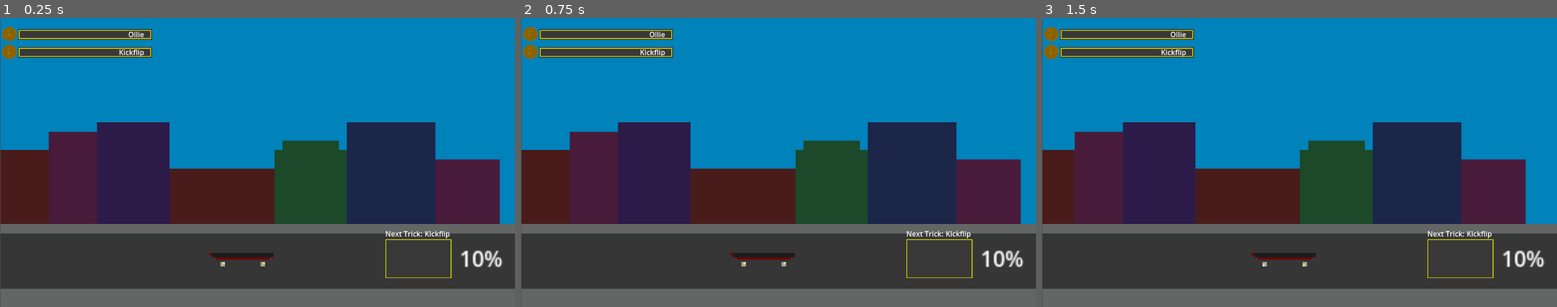
Above: before the commit, frames 1-3 (left to right).
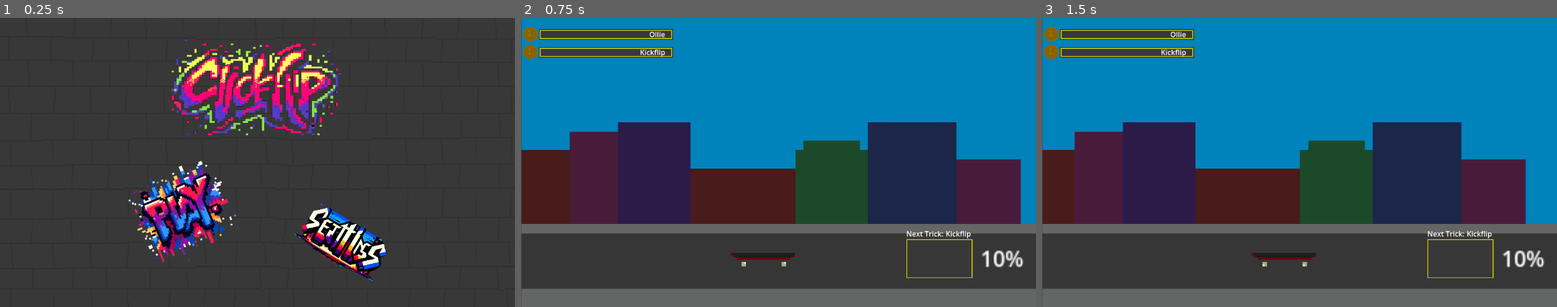
Above: after the commit, the same moments.

Repository: EthanMHolland/ClickFlip
Game: Godot game, scene res://src/StartMenu.tscn
Two runs of this game, one before a commit and one after it. Both use one fixed random seed, a clock stepped at 60 frames per second and the inputs below. Before the commit the project starts from res://src/ClickFlipScene.tscn.
Inputs (mouse positions are in pixels of both pictures, inside the frame that each line leads up to):
- Up to frame 1 (0.25 s): no input
- Up to frame 2 (0.75 s): click (701, 211) at 0.52 s
- Up to frame 3 (1.5 s): click (1459, 257) at 1.25 s

The runs differ from the first frame. In frame 1, 82% of the frame differs, in the area x 0-100%, y 0-100%; in frame 2, nothing differs; in frame 3, nothing differs.

Commit message:
Start Menu added back

Diff:
--- a/project/project.godot
+++ b/project/project.godot
@@ -11,7 +11,7 @@
 [application]
 
 config/name="Click Flip"
-run/main_scene="res://src/ClickFlipScene.tscn"
+run/main_scene="res://src/StartMenu.tscn"
 config/features=PackedStringArray("4.2")
 config/icon="res://icon.png"
 
--- a/project/src/Player.tscn
+++ b/project/src/Player.tscn
@@ -492,7 +492,7 @@
 [node name="CityBackground" parent="." instance=ExtResource("3")]
 position = Vector2(577.5, 317)
 scale = Vector2(18.0156, 20.75)
-frame_progress = 0.866918
+frame_progress = 0.435302
 
 [node name="Button" type="TextureButton" parent="."]
 texture_filter = 1
@@ -512,7 +512,7 @@
 position = Vector2(543, 532)
 sprite_frames = SubResource("SpriteFrames_nln0a")
 animation = &"Riding"
-frame_progress = 0.794611
+frame_progress = 0.363009
 
 [node name="NextTrickStaticLabel" type="Label" parent="."]
 layout_mode = 0
